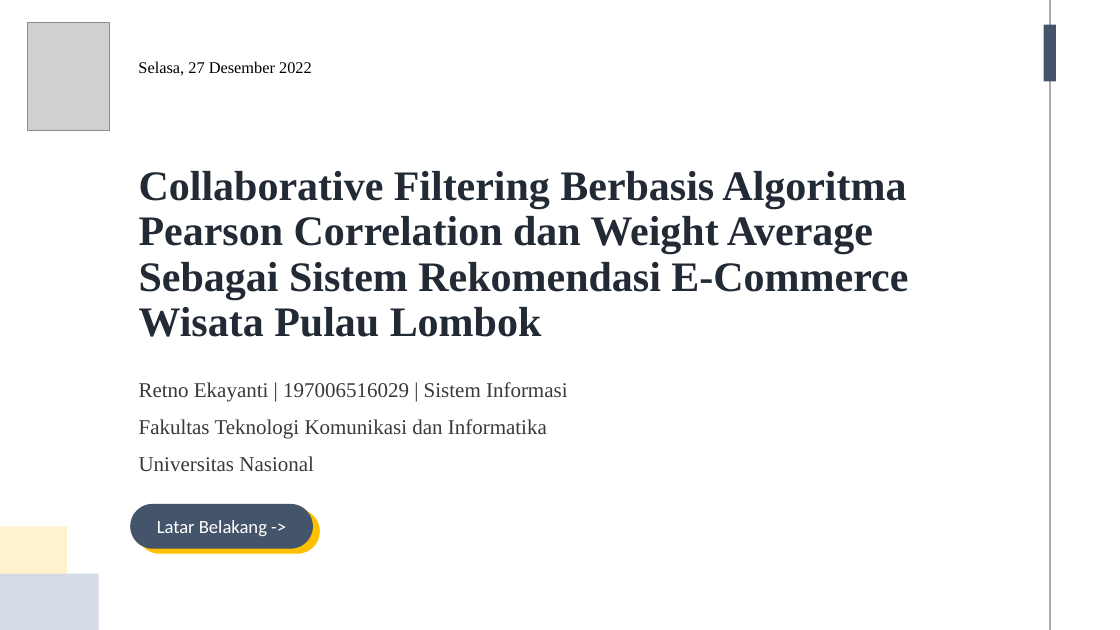
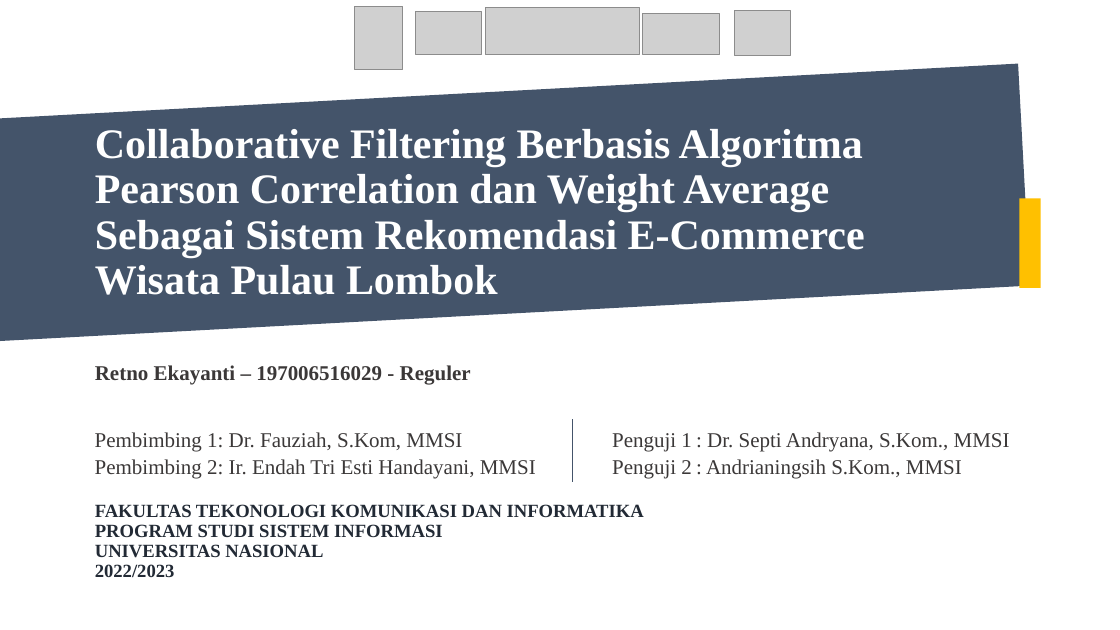
Before and after one commit to reykayanti/Horizon, a slide deck: slide 1 of PPT Skripsi.pptx. Drawn at 1120x630 pixels with LibreOffice and Linux fonts; fonts in the diff are those of the drawing; grey boxes stand for pictures; background and template pictures are left out. Boxes give left, top, right and bottom in pixels: in the first picture for what was removed or moved away, otherwise in the second. Text is boxed around its words. In the diff, an @@ line names an element or a change of style, - is before the commit and + after.

```diff
--- a/PPT Skripsi.pptx
+++ b/PPT Skripsi.pptx
@@ picture: place and size @@
-picture at box(28, 23, 109, 130)
+picture at box(355, 6, 403, 70)
@@ group added at box(415, 8, 791, 55): 4 pictures @@
@@ rectangle removed at box(1044, 24, 1056, 82) @@
@@ line removed from (1050, 0) to (1050, 630) @@
@@ rectangle added at box(0, 64, 1030, 342), fill #44546A @@
@@ text removed at box(138, 61, 312, 76) @@
-Selasa, 27 Desember 2022
@@ title "Collaborative Filtering Berbasis Algoritma Pearson ...": place and size @@
-title "Collaborative Filtering Berbasis Algoritma Pearson ..." at box(139, 171, 908, 337)
+title "Collaborative Filtering Berbasis Algoritma Pearson ..." at box(95, 129, 865, 295)
@@ title "Collaborative Filtering Berbasis Algoritma Pearson ..." at box(95, 129, 865, 295): text colour #222A35 to #FFFFFF @@
@@ rectangle added at box(1020, 198, 1041, 287), fill #FFC000 @@
@@ subtitle at box(95, 365, 471, 384): text changed; bold on @@
-Retno Ekayanti | 197006516029 | Sistem Informasi
-Fakultas Teknologi Komunikasi dan Informatika
-Universitas Nasional
+Retno Ekayanti – 197006516029 - Reguler
@@ line added from (572, 419) to (572, 482), #44546A 0.5 pt @@
@@ text added at box(95, 432, 536, 479), 18 pt, text #3B3838 @@
+Pembimbing 1: Dr. Fauziah, S.Kom, MMSI
+Pembimbing 2: Ir. Endah Tri Esti Handayani, MMSI
@@ text added at box(612, 432, 1010, 479), 18 pt, text #3B3838 @@
+Penguji 1 : Dr. Septi Andryana, S.Kom., MMSI
+Penguji 2 : Andrianingsih S.Kom., MMSI
@@ text added at box(95, 504, 644, 578), 16 pt, text #222A35, bold @@
+FAKULTAS TEKONOLOGI KOMUNIKASI DAN INFORMATIKA
+PROGRAM STUDI SISTEM INFORMASI
+UNIVERSITAS NASIONAL
+2022/2023
@@ rounded rectangle removed at box(130, 504, 313, 549) @@
-Latar Belakang ->
@@ rounded rectangle removed at box(137, 509, 320, 554) @@
@@ rectangle removed at box(0, 527, 67, 619) @@
@@ rectangle removed at box(0, 574, 99, 630) @@
```
Also in this commit, not shown: 1 other slide changed, 5 slides added, 2 slides removed, 4 other files.
